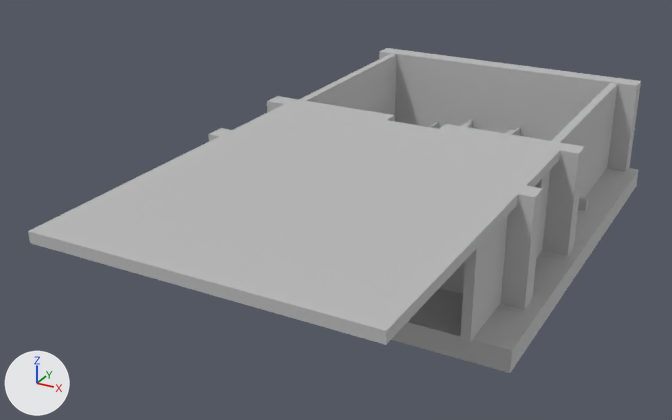
Two versions of the FBX model GAT315_PROJECT2_RUST/Assets/Resources/FBX/CourtRoom.fbx, one commit apart.
Before and after are seen from a 50 mm lens placed at (0.164, -0.398, 0.192), pointed at (-0.025, -0.054, 0.02). The lights are fixed; the arrows at lower left show +X, +Y and +Z. Where no turn or scale is listed for an object, it has been applied to the vertices.

The scene before the commit, as lines of its bpy script (objects in view):
```python
me_mesh_001 = bpy.data.meshes.new('Mesh.001')
me_mesh_001.from_pydata(...)  # a box spanning x -0.079..0.079, y -0.106..0.106, z -0.005..0.005
me_mesh_001.materials.append(mat_phong2)  # grey #bcbcbc
me_mesh_006 = bpy.data.meshes.new('Mesh.006')
me_mesh_006.from_pydata(...)  # a box spanning x -0.076..0.076, y -0.005..0.005, z -0.03..0.03
me_mesh_006.materials.append(mat_phong2)  # grey #bcbcbc
me_mesh_053 = bpy.data.meshes.new('Mesh.053')
me_mesh_053.from_pydata(...)  # a box spanning x -0.07..0.07, y -0.086..0.086, z -0.002..0.002
me_mesh_053.materials.append(mat_phong2)  # grey #bcbcbc
ob_ceiling = bpy.data.objects.new('Ceiling', me_mesh_053)
ob_ceiling.location = (-0.0036, -0.1034, 0.0516)
ob_floor = bpy.data.objects.new('Floor', me_mesh_001)
ob_floor.location = (0.0, 0.0, 0.0)
ob_wall4 = bpy.data.objects.new('Wall4', me_mesh_006)
ob_wall4.location = (-0.0033, 0.1048, 0.0236)
# also in view: 'Wall3' at (-0.051, -0.014, 0.024); 'Wall2' at (0.042, -0.014, 0.024); 'Wall1' at (-0.07, 0.037, 0.029); 'Wall5' at (-0.003, -0.069, 0.024); 'Wall' at (0.061, 0.037, 0.029)
```
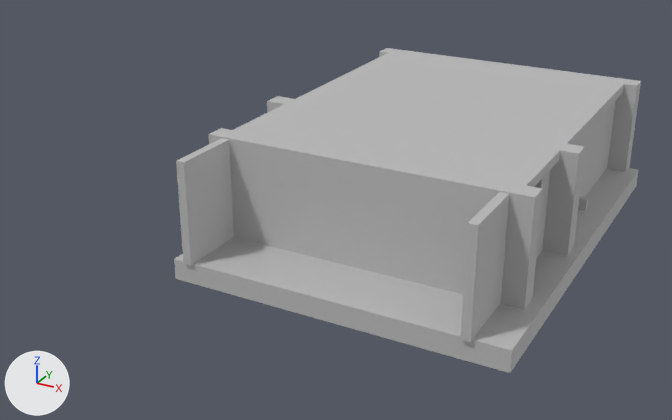
Edits to the scene script, one JSON object a line:
```json
{"op": "set", "path": "ob_ceiling.location", "old": "(-0.0036, -0.1034, 0.0516)", "new": "(-0.0036, 0.019, 0.0516)"}
```

Location of each change, [x1, y1, x2, y2] in pixels of the pictures (672 x 420 px):
```json
{"object": "Ceiling", "change": "moved", "before": [28, 104, 560, 345], "after": [233, 53, 624, 187]}
{"object": "Wall5", "change": "unchanged, uncovered by the edit", "before": [208, 128, 543, 310], "after": [208, 128, 543, 310]}
{"object": "Wall4", "change": "unchanged, covered by the edit", "before": [379, 48, 641, 171], "after": [379, 48, 641, 171]}
{"object": "Wall6", "change": "unchanged, uncovered by the edit", "after": [176, 138, 234, 266]}
{"object": "Wall1", "change": "unchanged, covered by the edit", "before": [299, 54, 396, 121]}
```
